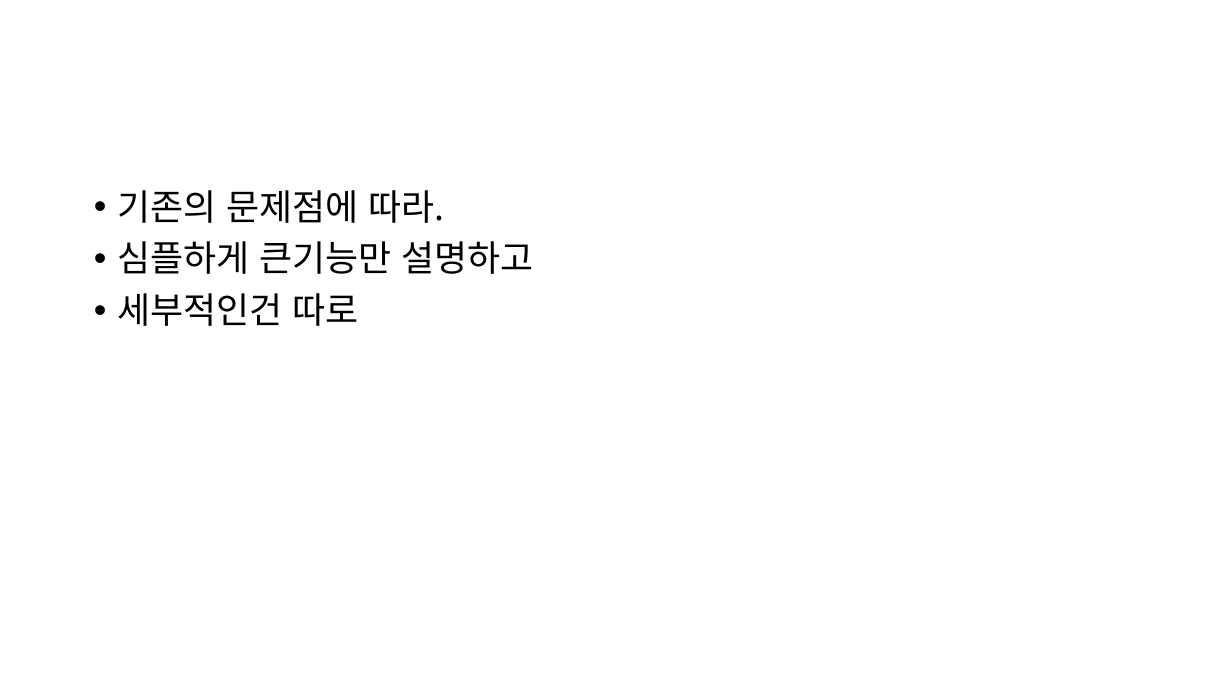
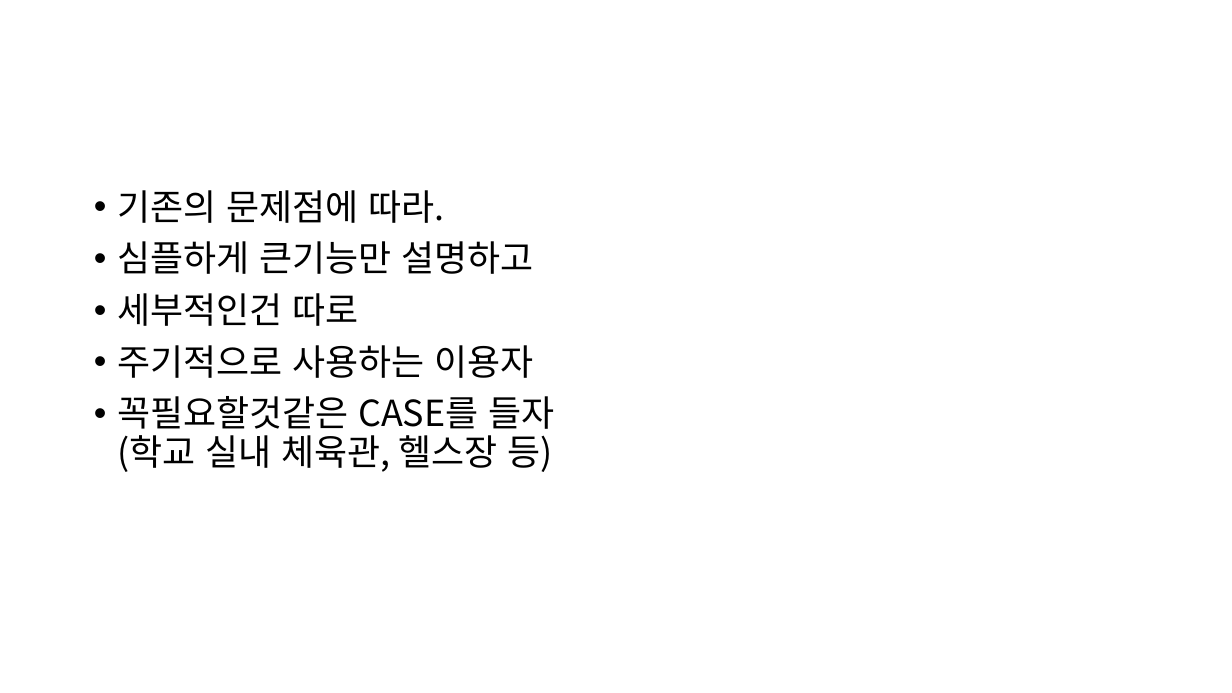
Before and after one commit to leehaksun/ComSys8, a slide deck: slide 3 of 컴시설8조 DFD.pptx. Drawn at 1232x693 pixels with LibreOffice and Linux fonts; fonts in the diff are those of the drawing. Boxes give left, top, right and bottom in pixels: in the first picture for what was removed or moved away, otherwise in the second. Text is boxed around its words. In the diff, an @@ line names an element or a change of style, - is before the commit and + after.

```diff
--- a/컴시설8조 DFD.pptx
+++ b/컴시설8조 DFD.pptx
@@ text at (117, 345, 554, 472): paragraphs added @@
+• 주기적으로 사용하는 이용자
+• 꼭필요할것같은 CASE를 들자
+  (학교 실내 체육관, 헬스장 등)
```
